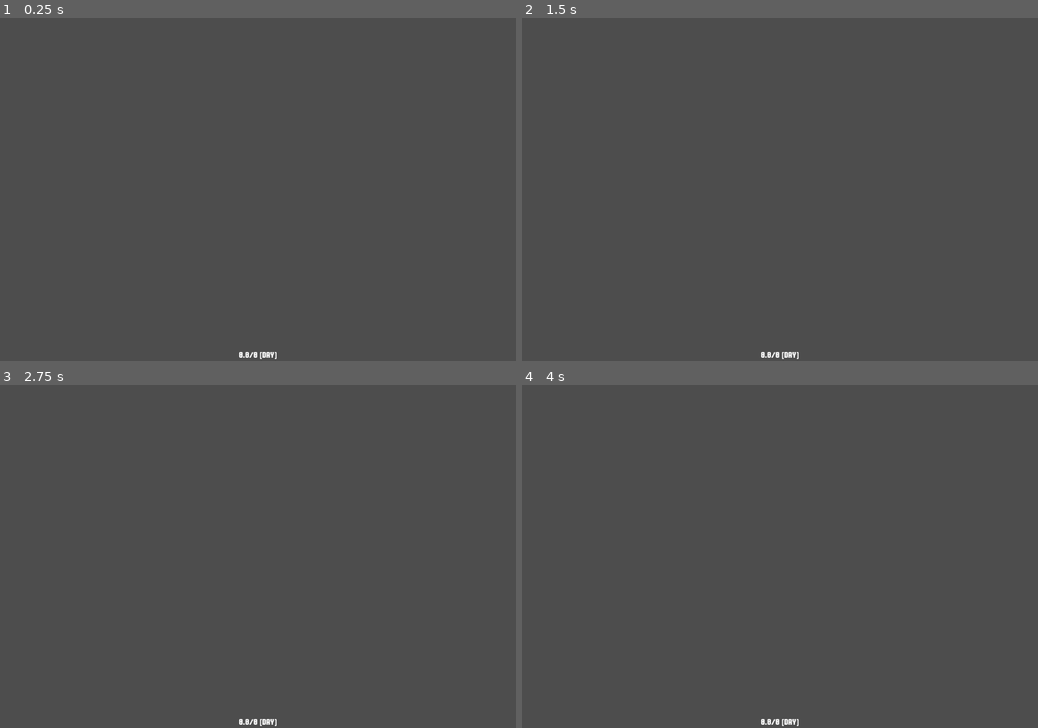
Above: before the commit, frames 1-4 (two rows, left to right).
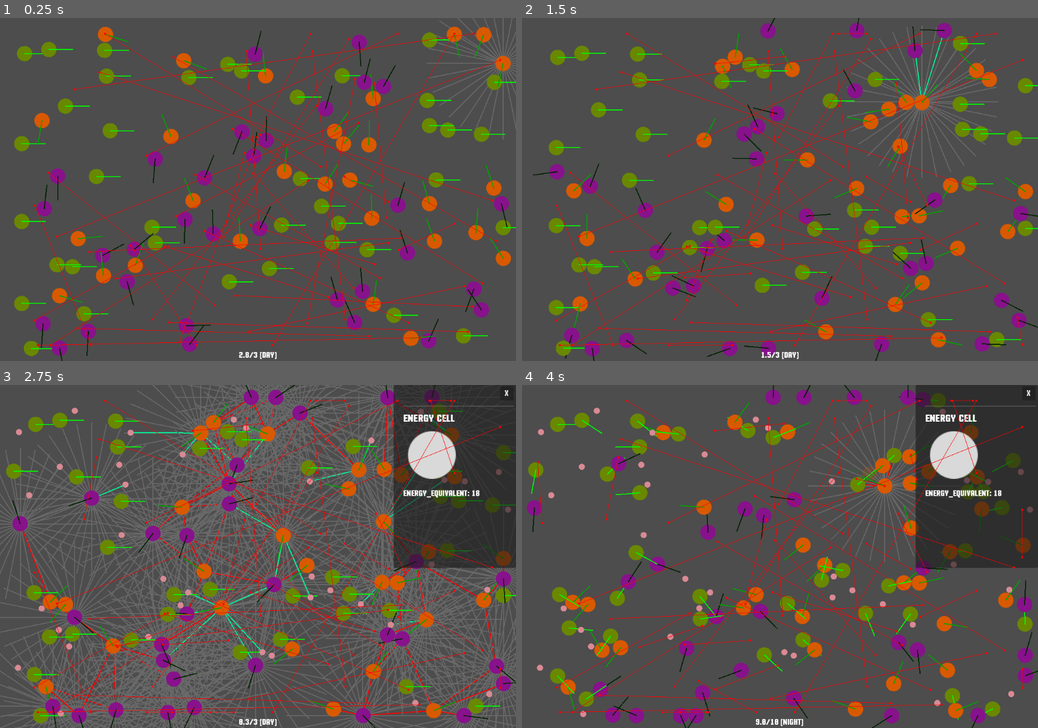
Above: after the commit, the same moments.

Repository: blekki/Bacteriostat
Game: Godot game, scene res://src/bacteriostat/bacteriostat.tscn
Same seed, same stepped clock (60 frames per second), same inputs: the game is played once before the commit and once after it.
Inputs (mouse positions are in pixels of both pictures, inside the frame that each line leads up to):
- Up to frame 1 (0.25 s): no input
- Up to frame 2 (1.5 s): move the mouse to (893, 172) at 0.52 s; click (893, 172) at 0.67 s; drag from (676, 206) to (754, 258) at 1.27 s
- Up to frame 3 (2.75 s): move the mouse to (309, 481) at 2.02 s; click (309, 481) at 2.17 s
- Up to frame 4 (4 s): drag from (754, 625) to (625, 505) at 2.77 s; move the mouse to (934, 607) at 3.52 s; click (934, 607) at 3.67 s

The runs differ from the first frame. In frame 1, 16% of the frame differs, in the area x 2-100%, y 0-100%; in frame 2, 15%; in frame 3, 44%, in the area x 0-100%, y 0-100%; in frame 4, 26%.
Error before the commit: Parse Error: Identifier "bacteria_instance" not declared in the current scope. (res://src/map/map.gd:29)

Commit message:
Rework bacterium adding to map

Diff:
--- a/src/bacterium/bacterium.gd
+++ b/src/bacterium/bacterium.gd
@@ -26,15 +26,13 @@
 
 # technical
 var _physics_frame: int = 0
-var nav_field: Vector2 = Vector2.ZERO # area from (xy = 0) to (xy = nav_field.xy) pixels
-var _random: RandomNumberGenerator = RandomNumberGenerator.new()
 
 # <> Methods section <>
-func _init():
-	super()	# set default parameters
-	_random.randomize()
+func setup(navigation_field: Vector2):
+	_navigation_field = navigation_field
 
 func _ready():
+	super()
 	max_energy = 100
 	energy = 90
 	position = _generate_smart_point()
@@ -54,14 +52,6 @@
 func _limit_speed():
 	if velocity.length() > max_speed:
 		velocity = velocity.normalized() * max_speed
-
-func _generate_smart_point() -> Vector2:	# todo: generate point inside navigation area
-	# generate random point
-	var point = Vector2(
-		_random.randf_range(0, nav_field.x),
-		_random.randf_range(0, nav_field.y)
-	)
-	return point
 
 ## safe behavior changing
 func change_state_to(new_state: RefCounted):
--- a/src/entity/entity.gd
+++ b/src/entity/entity.gd
@@ -13,16 +13,25 @@
 
 # technical var's
 var debug_layer: int = -1	# [-1] is as "nothing" code
-var _is_selected_with_mouse: bool = false	# todo: replace logic into world
+var _navigation_field: Vector2 = Vector2.ZERO # area from (xy = 0) to (xy = nav_field.xy) pixels
+var _random: RandomNumberGenerator = RandomNumberGenerator.new()
 
 # <> Methods section <>
-func _init():
+func _ready():
 	debug_layer = Debug.get_new_layer()
+	_random.randomize()
 
 func _physics_process(delta: float):
 	_deceleration()
 	_collision_fluence()
 	move_and_slide()
+
+func _generate_smart_point() -> Vector2:
+	var point = Vector2(
+		_random.randf_range(0, _navigation_field.x),
+		_random.randf_range(0, _navigation_field.y)
+	)
+	return point
 
 func _deceleration():
 	if velocity.length() > PASSIVE_DECELERATION:
--- a/src/map/map.gd
+++ b/src/map/map.gd
@@ -23,16 +23,9 @@
 
 	await NavigationServer2D.map_changed
 	_init_collision_walls()
+	create_bacteria(100)
+	_start_day()
 
-	# generate bacterias
-	for i in range(BACTERIAS_COUNT):
-		var unit: Bacterium = bacteria_instance.instantiate()
-		unit.set_navigation_field(Vector2(MAP_WIDTH, MAP_HEIGHT))	# need for correct positionate
-		unit.energy_shed.connect(_on_bacterium_energy_shed)
-		bacteria.push_back(unit)
-		add_child(bacteria.back())
-
-	_start_day()
 
 func _physics_process(_delta: float):
 	move_selected_object()
@@ -45,6 +38,7 @@
 		Singlton.season_continues = $Night.time_left
 		Singlton.season_duration = $Night.wait_time
 
+# <> other methods <>
 func _input(event: InputEvent):
 	if event is InputEventMouseButton and event.button_index == MOUSE_BUTTON_LEFT:
 		if event.pressed == false:
@@ -54,6 +48,27 @@
 				const IMPULSE_MULTIPLIER: int = 10
 				_selected_object.velocity = (get_local_mouse_position() - _selected_object.position) * IMPULSE_MULTIPLIER
 			_selected_object = null
+
+func create_bacteria(count: int):
+	var random = RandomNumberGenerator.new()
+	var map_area = Vector2(MAP_WIDTH, MAP_HEIGHT)
+
+	for i in range(0, count):
+		# set bacterium type
+		var num = random.randi_range(0, 2)
+		var bacterium: Bacterium
+		match num:
+			0: bacterium = green_bacteria_instance.instantiate()
+			1: bacterium = orange_bacteria_instance.instantiate()
+			2: bacterium = purple_bacteria_instance.instantiate()
+
+		# set parameters
+		bacterium.setup(map_area)
+		bacterium.velocity = Vector2(100, 34)
+
+		# save object
+		bacteria.push_back(bacterium)
+		add_child(bacterium)
 
 func _init_collision_walls():	# fast way make dynamic walls
 	const UPSCALE = 1000
